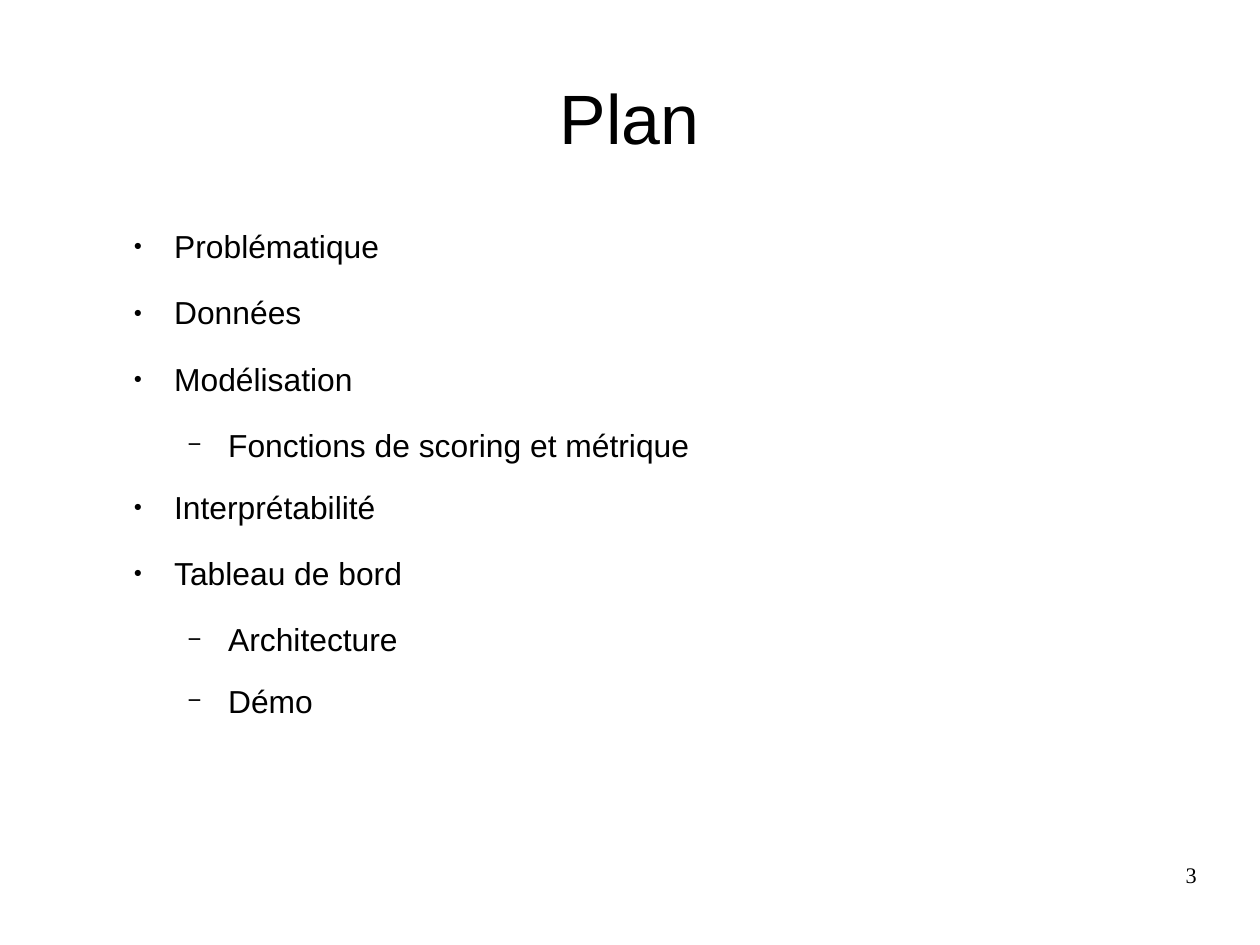
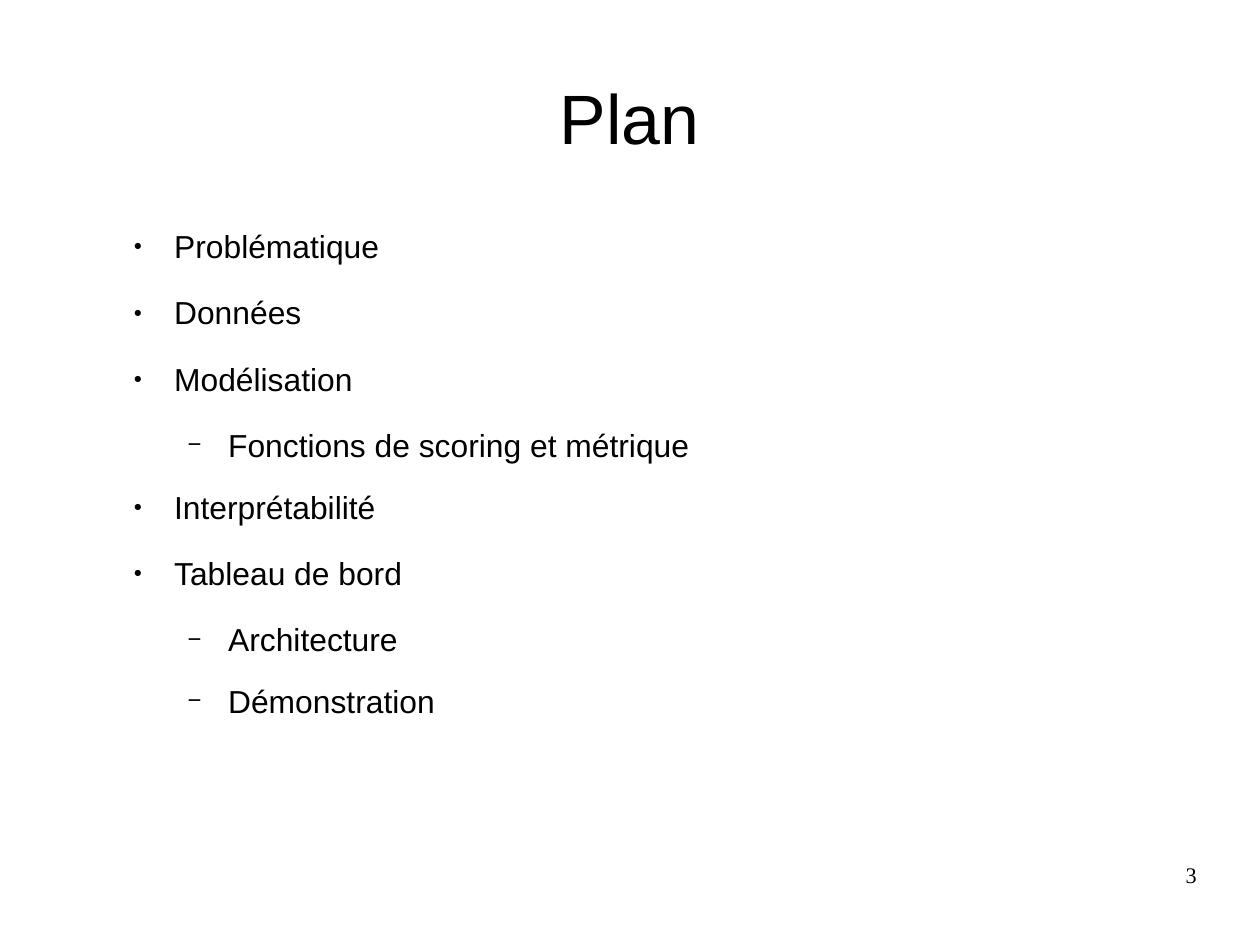
Before and after one commit to sunktoteca/OC-Parcours-DS-P7, a slide deck: slide 3 of soutenance.odp. Drawn at 1260x945 pixels with LibreOffice and Linux fonts; fonts in the diff are those of the drawing. Boxes give left, top, right and bottom in pixels: in the first picture for what was removed or moved away, otherwise in the second. Text is boxed around its words. In the diff, an @@ line names an element or a change of style, - is before the commit and + after.

```diff
--- a/soutenance.odp
+++ b/soutenance.odp
@@ text at (x1=228, y1=689, x2=435, y2=714): text changed @@
-  − Démo
+  − Démonstration
```
Also in this commit, not shown: 2 other slides changed.
